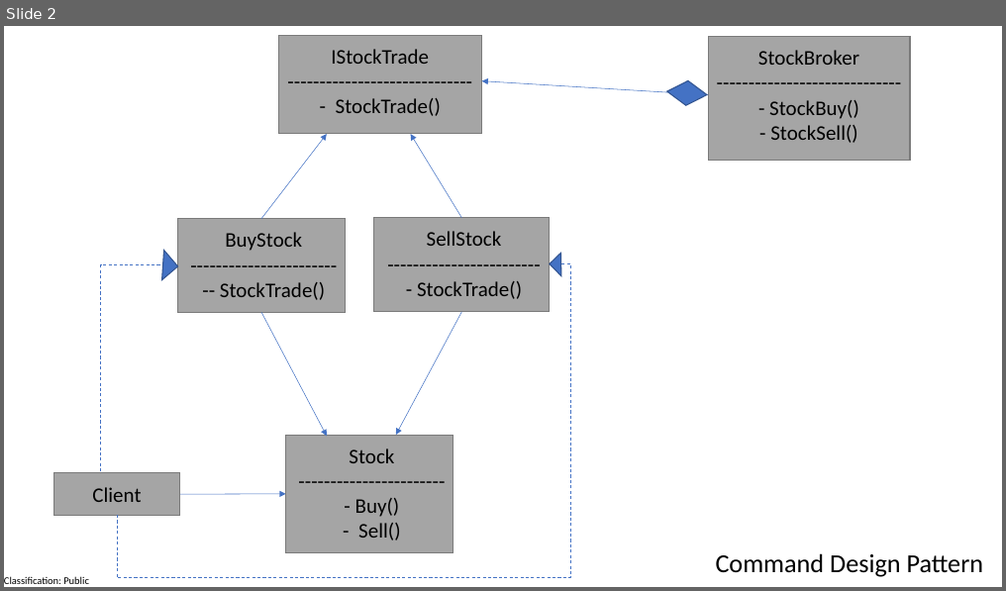
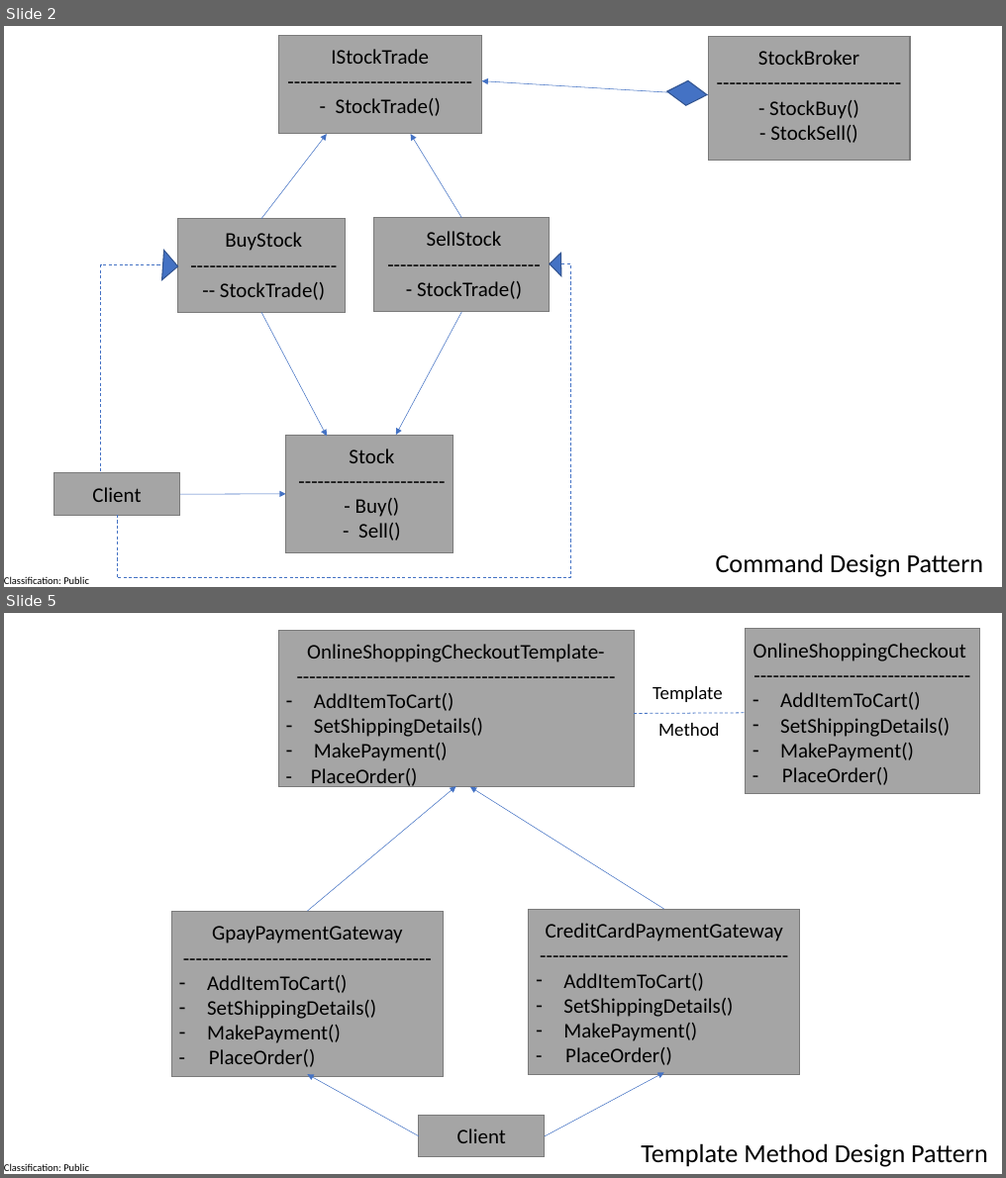
Before and after one commit to aakriti1404/DesignPatterns, a slide deck: BehavioralDesignPattern.pptx. Shown one above the other, each under a label of ours: slide 2 before the commit, slides 2 and 5 after it; the slides between them are not shown. The pictures are 1006x591 and 1006x1178 pixels, drawn with LibreOffice and Linux fonts; fonts in the diff are those of the drawing. Boxes give left, top, right and bottom in pixels: in the first picture for what was removed or moved away, otherwise in the second. Text is boxed around its words. In the diff, an @@ line names an element or a change of style, - is before the commit and + after.

```diff
--- a/BehavioralDesignPattern.pptx
+++ b/BehavioralDesignPattern.pptx
@@ slide 5 added at box(4, 613, 1002, 1174), background #FFFFFF; not listed: 1 template element that a slide beside it also shows @@
@@ rectangle added at box(279, 630, 635, 786), fill #A5A5A5, outline #7A7A7A 1 pt @@
@@ rectangle added at box(746, 629, 979, 794), fill #A5A5A5, outline #7A7A7A 1 pt @@
@@ text added at box(307, 644, 604, 789), 20 pt, text #000000 @@
+OnlineShoppingCheckoutTemplate-
+--------------------------------------------------
+– AddItemToCart()
+– SetShippingDetails()
+– MakePayment()
+- PlaceOrder()
@@ text added at box(753, 643, 966, 785), 20 pt, text #000000 @@
+OnlineShoppingCheckout
+----------------------------------
+– AddItemToCart()
+– SetShippingDetails()
+– MakePayment()
+- PlaceOrder()
@@ text added at box(652, 686, 723, 702), 18 pt, text #000000 @@
+Template
@@ line added from (634, 713) to (746, 713), #4472C4 0.75 pt dashed @@
@@ text added at box(658, 723, 720, 736), 18 pt, text #000000 @@
+Method
@@ arrow added from (307, 911) to (456, 786), #4472C4 0.5 pt @@
@@ arrow added from (664, 909) to (470, 786), #4472C4 0.5 pt @@
@@ rectangle added at box(529, 909, 801, 1075), fill #A5A5A5, outline #7A7A7A 1 pt @@
@@ rectangle added at box(171, 911, 444, 1076), fill #A5A5A5, outline #7A7A7A 1 pt @@
@@ text added at box(207, 926, 403, 1067), 20 pt, text #000000 @@
+GpayPaymentGateway
+---------------------------------------
+– AddItemToCart()
+– SetShippingDetails()
+– MakePayment()
+- PlaceOrder()
@@ text added at box(546, 923, 783, 1065), 20 pt, text #000000 @@
+CreditCardPaymentGateway
+---------------------------------------
+– AddItemToCart()
+– SetShippingDetails()
+– MakePayment()
+- PlaceOrder()
@@ arrow added from (419, 1137) to (307, 1075), #4472C4 0.5 pt @@
@@ arrow added from (545, 1137) to (664, 1072), #4472C4 0.5 pt @@
@@ rectangle added at box(419, 1115, 545, 1157), fill #A5A5A5, outline #7A7A7A 1 pt @@
@@ text added at box(457, 1129, 506, 1144), 20 pt, text #000000 @@
+Client
@@ line added from (481, 1120) to (481, 1120), #4472C4 0.5 pt @@
@@ text added at box(641, 1144, 988, 1167), 25 pt, text #000000 @@
+Template Method Design Pattern
```
Also in this commit, not shown: 1 slide changed, 2 other slides added, 7 other files.
